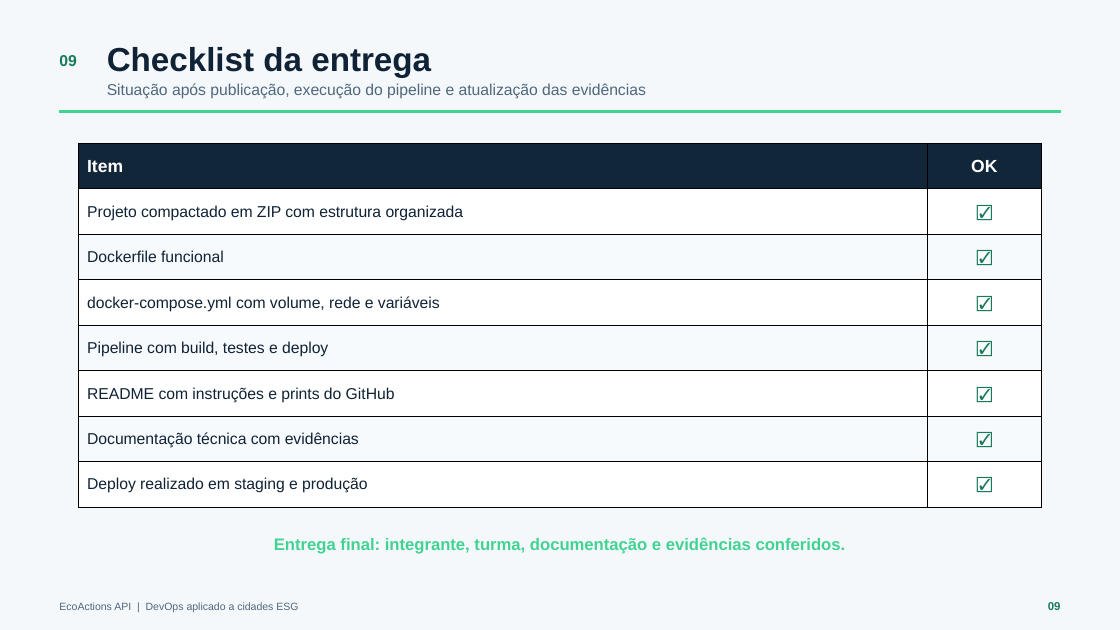
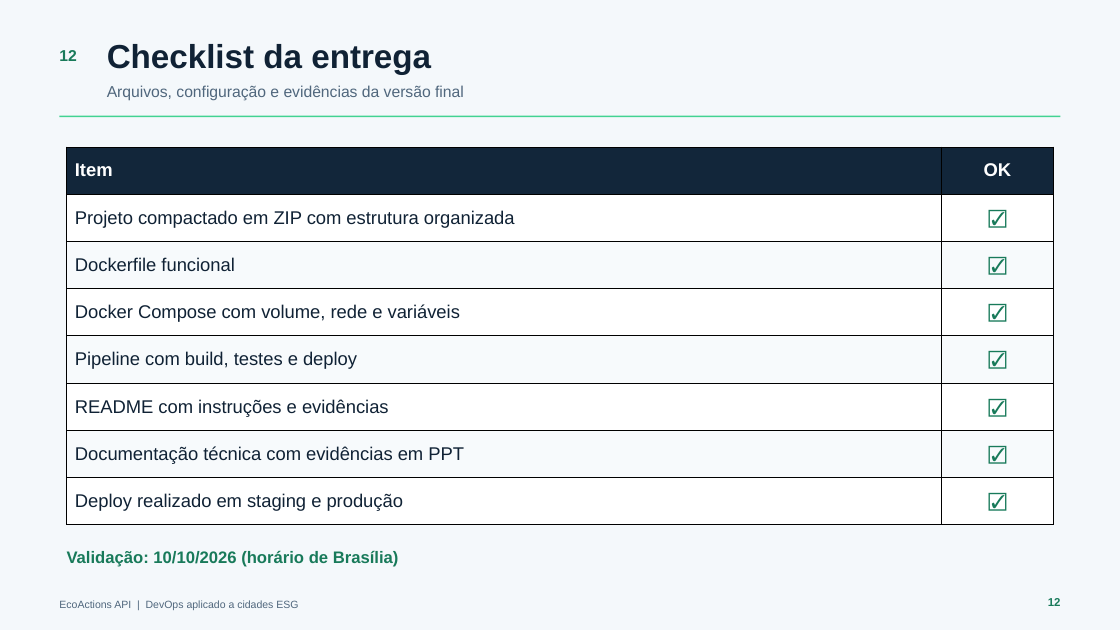
Before and after one commit to Gabriel-Morais102/ecoactions-api, a slide deck: slide 12 of documentacao/EcoActions-Documentacao-Tecnica.pptx (slide 9 before the commit). Drawn at 1120x630 pixels with LibreOffice and Linux fonts; fonts in the diff are those of the drawing. Boxes give left, top, right and bottom in pixels: in the first picture for what was removed or moved away, otherwise in the second. Text is boxed around its words. In the diff, an @@ line names an element or a change of style, - is before the commit and + after.

Commit message:
Atualiza documentação técnica e capturas da entrega

```diff
--- a/documentacao/EcoActions-Documentacao-Tecnica.pptx
+++ b/documentacao/EcoActions-Documentacao-Tecnica.pptx
@@ text at (x1=59, y1=50, x2=76, y2=61): text changed @@
-09
+12
@@ text at (x1=107, y1=85, x2=464, y2=101): text changed @@
-Situação após publicação, execução do pipeline e atualização das evidências
+Arquivos, configuração e evidências da versão final
@@ rectangle moved from (x1=60, y1=110, x2=1061, y2=113) to (x1=60, y1=116, x2=1061, y2=118) @@
@@ rectangle at (x1=60, y1=116, x2=1061, y2=118): outline #42D392 0 pt to none @@
@@ table at (x1=66, y1=147, x2=1054, y2=525) @@
-row 4, column 1: docker-compose.yml com volume, rede e variáveis
+row 4, column 1: Docker Compose com volume, rede e variáveis
-row 6, column 1: README com instruções e prints do GitHub
+row 6, column 1: README com instruções e evidências
-row 7, column 1: Documentação técnica com evidências
+row 7, column 1: Documentação técnica com evidências em PPT
@@ size 15 to 15.8 pt in "Item", "OK" @@
@@ size 13.5 to 15.8 pt in "Projeto compactado em ZIP com estrutura organizada", "☑", "Dockerfile funcional", "☑" and 7 more places @@
@@ table resized from (x1=79, y1=144, x2=1041, y2=512) to (x1=66, y1=147, x2=1054, y2=525) @@
@@ text removed at (x1=274, y1=537, x2=846, y2=554) @@
-Entrega final: integrante, turma, documentação e evidências conferidos.
@@ text added at (x1=67, y1=550, x2=399, y2=567), 14.2 pt, text #187A5A, bold @@
+Validação: 10/10/2026 (horário de Brasília)
@@ vertical alignment middle to top in 4 elements at (x1=107, y1=44, x2=431, y2=74), (x1=59, y1=600, x2=298, y2=610), (x1=59, y1=50, x2=76, y2=61), (x1=1048, y1=598, x2=1061, y2=606) @@
@@ text at (x1=1048, y1=598, x2=1061, y2=606): text changed @@
-09
+12
```
Also in this commit, not shown: 8 slides added, 5 slides removed, 17 other files.
